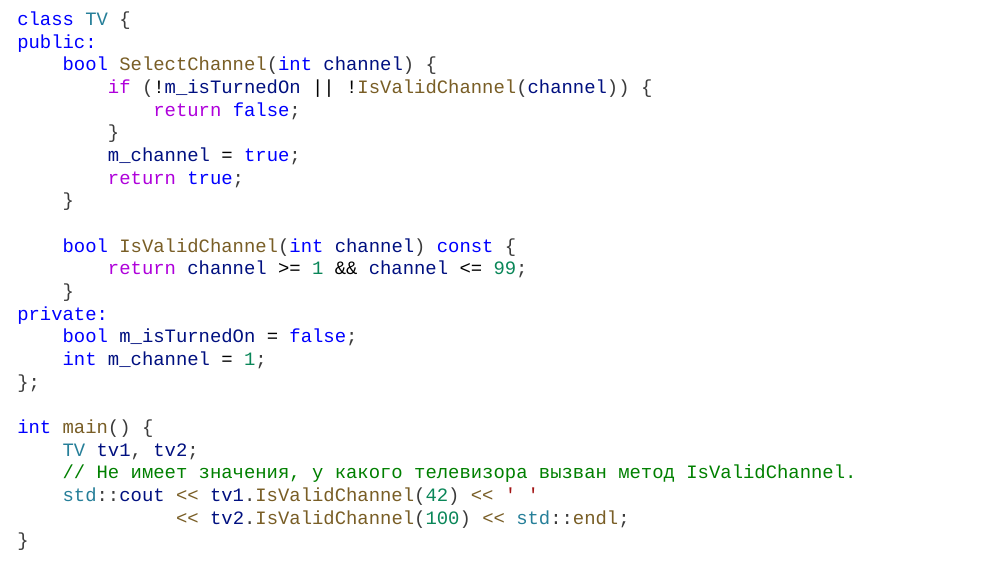
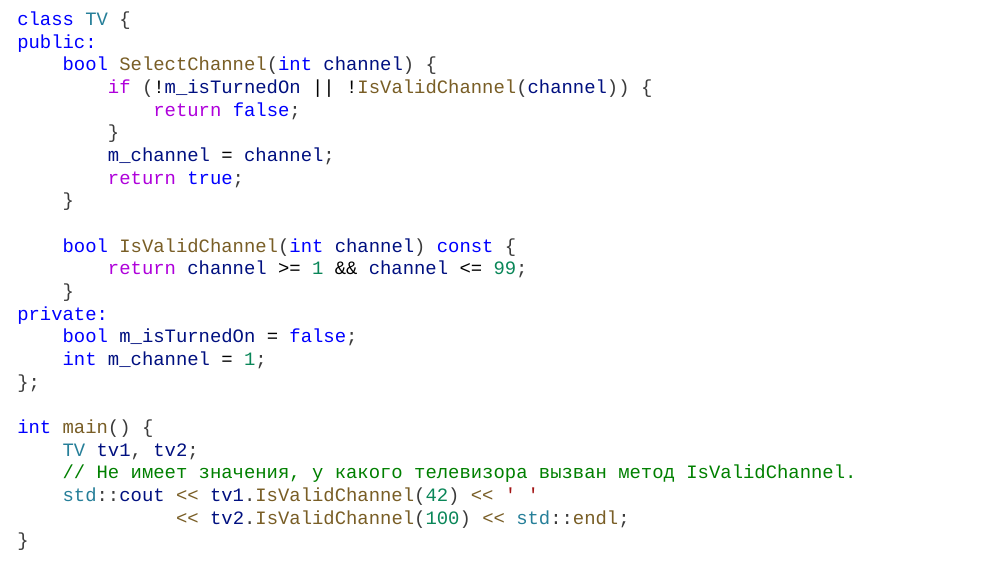
Before and after one commit to alexey-malov/oop, a slide deck: slide 157 of lectures/02/Основы ООП.pptx. Drawn at 1008x567 pixels with LibreOffice and Linux fonts; fonts in the diff are those of the drawing. Boxes give left, top, right and bottom in pixels: in the first picture for what was removed or moved away, otherwise in the second. Text is boxed around its words. In the diff, an @@ line names an element or a change of style, - is before the commit and + after.

```diff
--- a/lectures/02/Основы ООП.pptx
+++ b/lectures/02/Основы ООП.pptx
@@ text at (108,148,335,165): text changed @@
-m_channel = true;
+m_channel = channel;
```
Also in this commit, not shown: 3 other slides changed, 6 other files.
